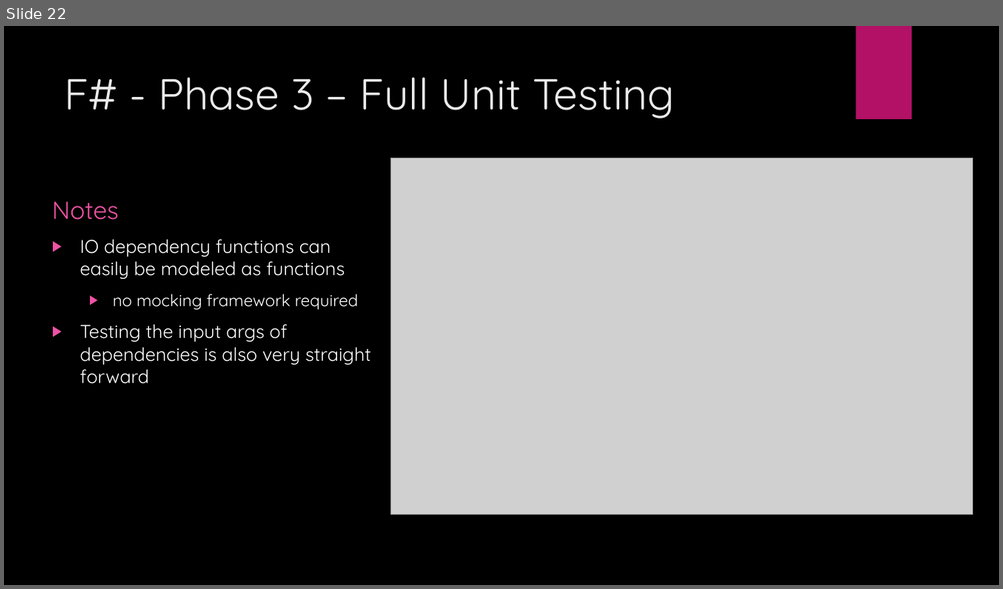
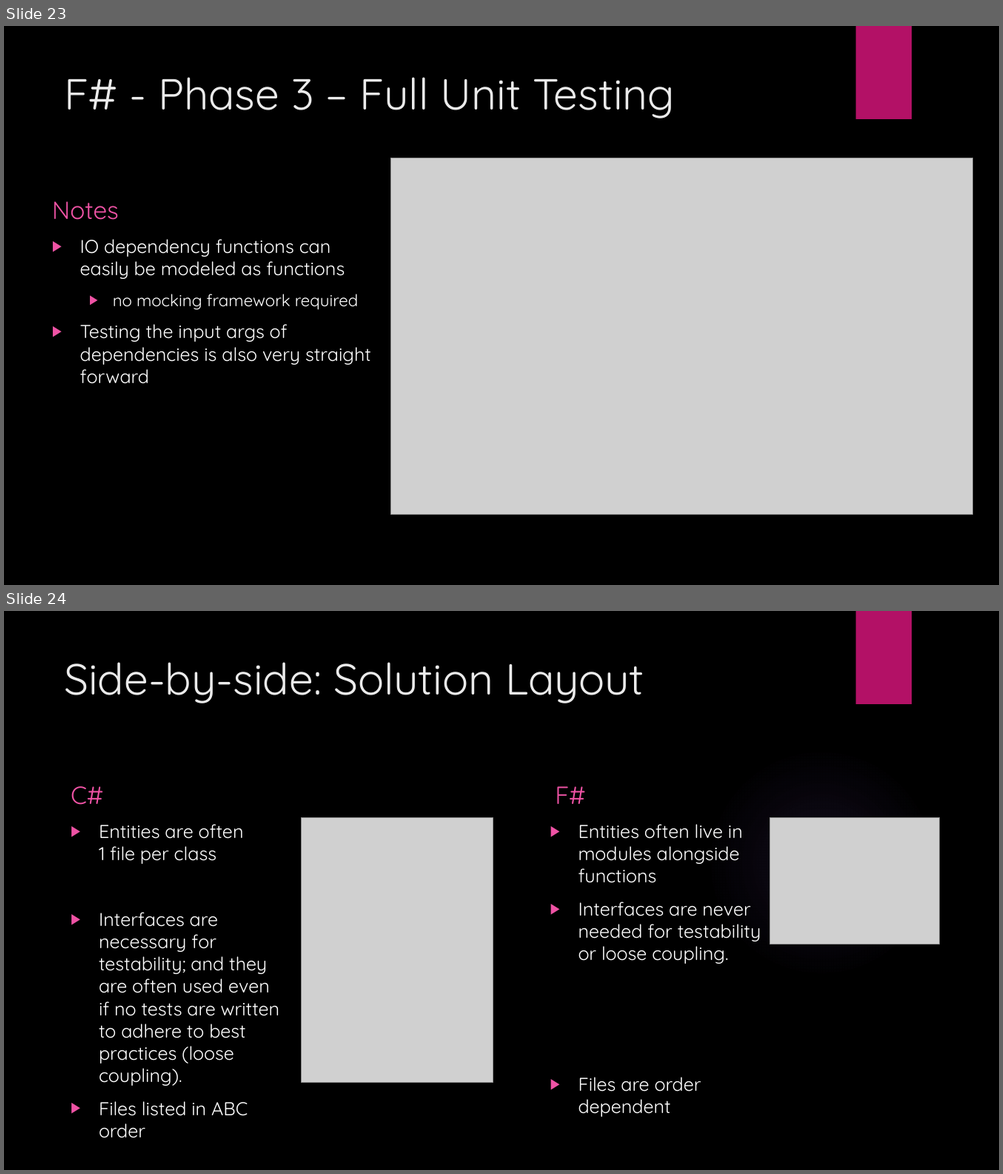
Before and after one commit to JordanMarr/TradeMinderFSharp, a slide deck: TradeMinder F# - C#.pptx. Shown one above the other, each under a label of ours: slide 22 before the commit, slides 23 and 24 after it. The pictures are 1003x589 and 1003x1174 pixels, drawn with LibreOffice and Linux fonts; fonts in the diff are those of the drawing; grey boxes stand for pictures; background and template pictures are left out. Boxes give left, top, right and bottom in pixels: in the first picture for what was removed or moved away, otherwise in the second. Text is boxed around its words. In the diff, an @@ line names an element or a change of style, - is before the commit and + after.

```diff
--- a/TradeMinder F# - C#.pptx
+++ b/TradeMinder F# - C#.pptx
@@ slide 24 added at [4,611,999,1170], background picture (left out); not listed: 1 template element that a slide beside it also shows @@
@@ title added at [64,662,644,703], 42 pt, text #EBEBEB @@
+Side-by-side: Solution Layout
@@ ellipse added at [706,748,936,977], fill gradient #9B6BF2 @@
@@ text added at [71,786,103,805], 24 pt, text #EF53A5 @@
+C#
@@ text added at [555,786,585,804], 24 pt, text #EF53A5 @@
+F#
@@ text added at [99,824,280,1116], 18 pt, text #FFFFFF @@
+▶ Entities are often
+  1 file per class
+▶ Interfaces are necessary for testability; and they are often used even if no tests are written to adhere to best practices (loose coupling).
+▶ Files listed in ABC order
@@ picture added at [301,817,492,1082] @@
@@ text added at [578,824,761,1117], 18 pt, text #FFFFFF @@
+▶ Entities often live in modules alongside functions
+▶ Interfaces are never needed for testability or loose coupling.
+▶ Files are order dependent
@@ picture added at [770,817,939,945] @@
@@ what was slide 22 is now slide 23 @@
```
Also in this commit, not shown: 5 other slides added, 3 other files.
